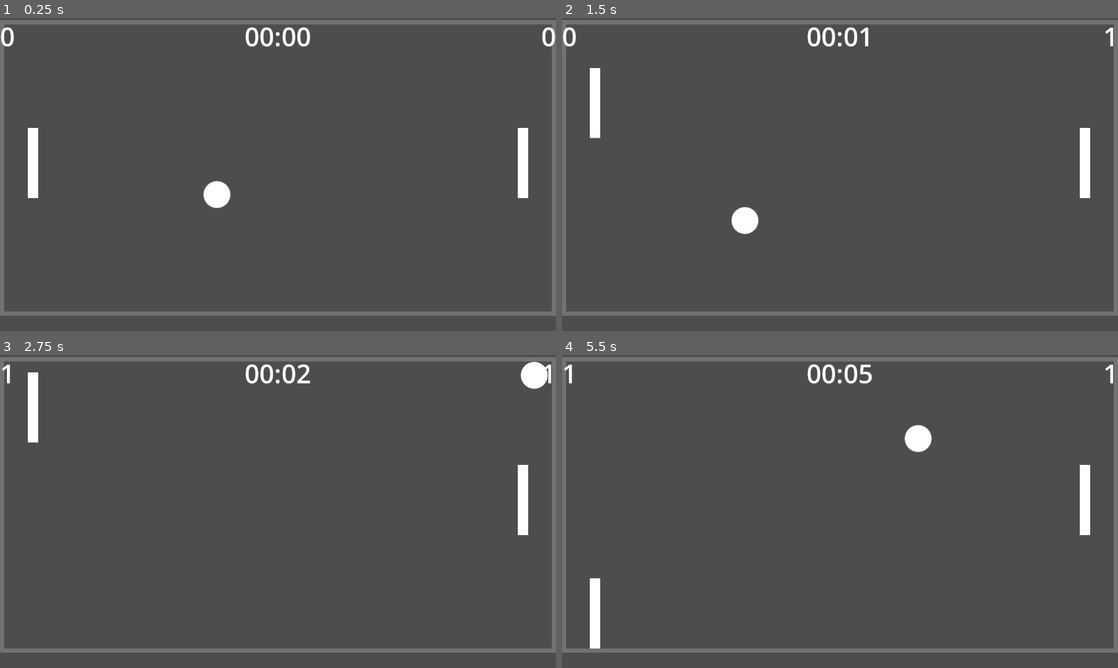
Above: before the commit, frames 1-4 (two rows, left to right).
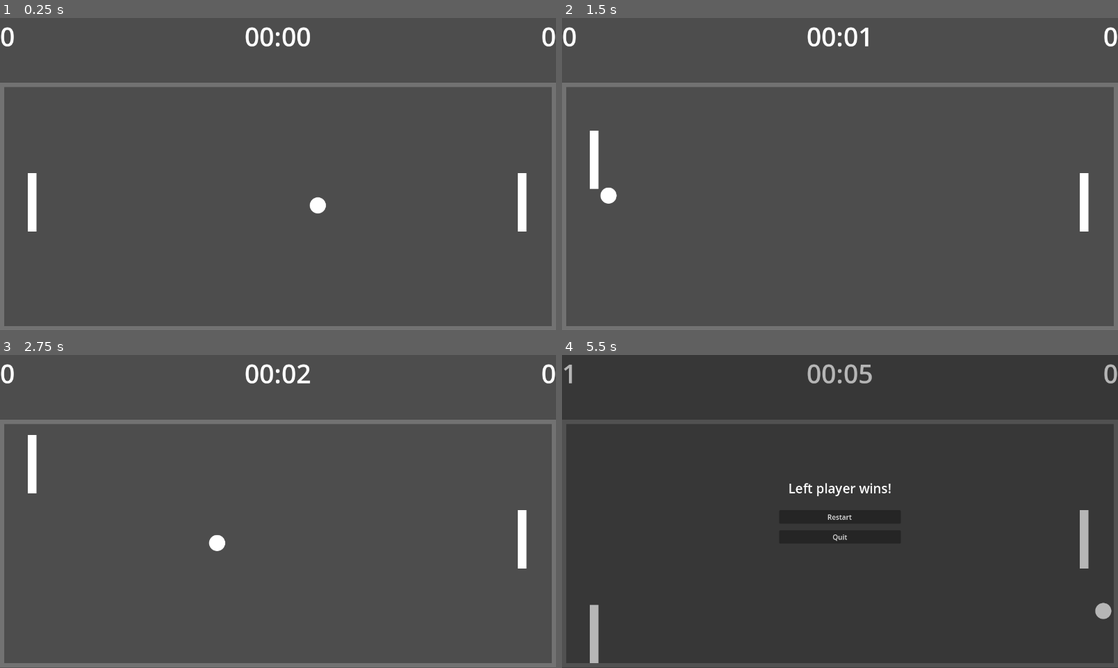
Above: after the commit, the same moments.

Repository: spireneko/pong
Game: Godot game, scene res://src/scenes/arena.tscn
Same seed, same stepped clock (60 frames per second), same inputs: the game is played once before the commit and once after it.
Inputs:
- Up to frame 1 (0.25 s): no input
- Up to frame 2 (1.5 s): tap Enter at 0.5 s; hold W (Up) 0.53-1.28 s; hold S (Down) from 1.28 s (still down)
- Up to frame 3 (2.75 s): release S (Down) at 2.03 s; hold W (Up) from 2.03 s (still down)
- Up to frame 4 (5.5 s): release W (Up) at 3.53 s; hold S (Down) from 3.53 s (still down)

The runs differ from the first frame. In frame 1, 7.0% of the frame differs, in the area x 0-100%, y 0-100%; in frame 2, 7.2%; in frame 3, 7.3%; in frame 4, 8.4%, in the area x 0-100%, y 0-99%.

Commit message:
game is restartable now

Diff:
--- a/project.godot
+++ b/project.godot
@@ -10,10 +10,18 @@
 
 [application]
 
-config/name="pong"
+config/name="Pong"
 run/main_scene="res://src/scenes/arena.tscn"
 config/features=PackedStringArray("4.1", "Forward Plus")
 config/icon="res://icon.svg"
+
+[autoload]
+
+Global="*res://src/scripts/global.gd"
+
+[debug]
+
+gdscript/warnings/integer_division=0
 
 [display]
 
--- a/src/scenes/arena.tscn
+++ b/src/scenes/arena.tscn
@@ -8,33 +8,37 @@
 [ext_resource type="PackedScene" uid="uid://bj7u61fcpp7r6" path="res://src/scenes/hud.tscn" id="6_fttgm"]
 
 [node name="Arena" type="Node"]
+process_mode = 1
 script = ExtResource("1_nwr54")
 
 [node name="Player" parent="." instance=ExtResource("3_nx3nv")]
-position = Vector2(1192, 253)
+position = Vector2(1192, 357)
 
 [node name="Player2" parent="." instance=ExtResource("3_nx3nv")]
-position = Vector2(64, 253)
+position = Vector2(64, 357)
 player_control = 0
 
 [node name="Ball" parent="." instance=ExtResource("4_w1k7k")]
-position = Vector2(656, 328)
+position = Vector2(656, 432)
 
 [node name="Map" type="Node2D" parent="."]
+position = Vector2(0, 34)
+
+[node name="Ceiling" parent="Map" instance=ExtResource("1_nvl0b")]
+position = Vector2(0, 115)
 
 [node name="Floor" parent="Map" instance=ExtResource("1_nvl0b")]
-position = Vector2(0, 5)
-
-[node name="Floor2" parent="Map" instance=ExtResource("1_nvl0b")]
 position = Vector2(0, 675)
 
 [node name="LeftWall" parent="Map" instance=ExtResource("2_7egse")]
-position = Vector2(0, 15)
+position = Vector2(0, 125)
 
 [node name="RightWall" parent="Map" instance=ExtResource("2_7egse")]
-position = Vector2(1270, 15)
+position = Vector2(1270, 125)
 
 [node name="HUD" parent="." instance=ExtResource("6_fttgm")]
 
+[connection signal="score_changed" from="." to="." method="_on_score_changed"]
 [connection signal="ball_touched" from="Map/LeftWall" to="." method="_on_left_wall_ball_touched"]
 [connection signal="ball_touched" from="Map/RightWall" to="." method="_on_right_wall_ball_touched"]
+[connection signal="restart_requested" from="HUD" to="." method="_on_hud_restart_requested"]
--- a/src/scenes/ball.tscn
+++ b/src/scenes/ball.tscn
@@ -21,9 +21,11 @@
 script = ExtResource("1_eika8")
 
 [node name="Sprite2D" type="Sprite2D" parent="."]
+scale = Vector2(0.6, 0.6)
 texture = ExtResource("1_ccyj5")
 
 [node name="CollisionShape2D" type="CollisionShape2D" parent="."]
+scale = Vector2(0.6, 0.6)
 shape = SubResource("CircleShape2D_0smo8")
 
 [connection signal="body_entered" from="." to="." method="_on_body_entered"]
--- a/src/scenes/hud.tscn
+++ b/src/scenes/hud.tscn
@@ -3,10 +3,17 @@
 [ext_resource type="Script" path="res://src/scripts/hud.gd" id="1_xr4xg"]
 [ext_resource type="LabelSettings" uid="uid://d2s8mu217q5dg" path="res://assets/fonts/score_font.tres" id="2_1ojj6"]
 
-[node name="HUD" type="Node"]
+[node name="HUD" type="Control"]
+layout_mode = 3
+anchors_preset = 15
+anchor_right = 1.0
+anchor_bottom = 1.0
+grow_horizontal = 2
+grow_vertical = 2
 script = ExtResource("1_xr4xg")
 
 [node name="RightScore" type="Label" parent="."]
+layout_mode = 1
 anchors_preset = 1
 anchor_left = 1.0
 anchor_right = 1.0
@@ -18,12 +25,14 @@
 horizontal_alignment = 2
 
 [node name="LeftScore" type="Label" parent="."]
+layout_mode = 0
 offset_right = 40.0
 offset_bottom = 23.0
 text = "0"
 label_settings = ExtResource("2_1ojj6")
 
 [node name="Time" type="Label" parent="."]
+layout_mode = 1
 anchors_preset = 5
 anchor_left = 0.5
 anchor_right = 0.5
@@ -33,3 +42,49 @@
 grow_horizontal = 2
 text = "0:00"
 label_settings = ExtResource("2_1ojj6")
+
+[node name="GameOverMenu" type="MarginContainer" parent="."]
+process_mode = 2
+visible = false
+layout_mode = 1
+anchors_preset = 15
+anchor_right = 1.0
+anchor_bottom = 1.0
+grow_horizontal = 2
+grow_vertical = 2
+
+[node name="GreyBackground" type="ColorRect" parent="GameOverMenu"]
+modulate = Color(0, 0, 0, 0.286275)
+layout_mode = 2
+
+[node name="MarginContainer" type="MarginContainer" parent="GameOverMenu"]
+layout_mode = 2
+theme_override_constants/margin_left = 500
+theme_override_constants/margin_right = 500
+
+[node name="VBoxContainer" type="VBoxContainer" parent="GameOverMenu/MarginContainer"]
+layout_mode = 2
+size_flags_vertical = 4
+theme_override_constants/separation = 30
+
+[node name="WinnerLabel" type="Label" parent="GameOverMenu/MarginContainer/VBoxContainer"]
+layout_mode = 2
+theme_override_font_sizes/font_size = 30
+text = "Game over"
+horizontal_alignment = 1
+
+[node name="VBoxContainer" type="VBoxContainer" parent="GameOverMenu/MarginContainer/VBoxContainer"]
+layout_mode = 2
+size_flags_vertical = 4
+theme_override_constants/separation = 15
+
+[node name="RestartButton" type="Button" parent="GameOverMenu/MarginContainer/VBoxContainer/VBoxContainer"]
+layout_mode = 2
+text = "Restart"
+
+[node name="QuitButton" type="Button" parent="GameOverMenu/MarginContainer/VBoxContainer/VBoxContainer"]
+layout_mode = 2
+text = "Quit"
+
+[connection signal="pressed" from="GameOverMenu/MarginContainer/VBoxContainer/VBoxContainer/RestartButton" to="." method="_on_restart_button_pressed"]
+[connection signal="pressed" from="GameOverMenu/MarginContainer/VBoxContainer/VBoxContainer/QuitButton" to="." method="_on_quit_button_pressed"]
--- a/src/scenes/player.tscn
+++ b/src/scenes/player.tscn
@@ -7,7 +7,7 @@
 [sub_resource type="CanvasTexture" id="CanvasTexture_833fg"]
 
 [sub_resource type="RectangleShape2D" id="RectangleShape2D_o782a"]
-size = Vector2(24, 161)
+size = Vector2(20, 134)
 
 [node name="Player" type="RigidBody2D"]
 collision_layer = 2
@@ -19,12 +19,12 @@
 script = ExtResource("1_xgvmi")
 
 [node name="Sprite2D" type="Sprite2D" parent="."]
-scale = Vector2(24, 161)
+scale = Vector2(20, 134.167)
 texture = SubResource("CanvasTexture_833fg")
 centered = false
 
 [node name="CollisionShape2D" type="CollisionShape2D" parent="."]
-position = Vector2(12, 80.5)
+position = Vector2(10, 67)
 shape = SubResource("RectangleShape2D_o782a")
 
 [connection signal="body_entered" from="." to="." method="_on_body_entered"]
--- a/src/scenes/wall.tscn
+++ b/src/scenes/wall.tscn
@@ -5,7 +5,7 @@
 [sub_resource type="CanvasTexture" id="CanvasTexture_soaly"]
 
 [sub_resource type="RectangleShape2D" id="RectangleShape2D_odowe"]
-size = Vector2(1, 66)
+size = Vector2(1, 55)
 
 [node name="Wall" type="StaticBody2D" groups=["walls"]]
 scale = Vector2(10, 10)
@@ -15,10 +15,10 @@
 [node name="Sprite2D" type="Sprite2D" parent="."]
 modulate = Color(0.447059, 0.447059, 0.447059, 1)
 position = Vector2(0, 2.38419e-07)
-scale = Vector2(1, 66)
+scale = Vector2(1, 55)
 texture = SubResource("CanvasTexture_soaly")
 centered = false
 
 [node name="CollisionShape2D" type="CollisionShape2D" parent="."]
-position = Vector2(0.5, 33)
+position = Vector2(0.5, 27.5)
 shape = SubResource("RectangleShape2D_odowe")
--- a/src/scripts/arena.gd
+++ b/src/scripts/arena.gd
@@ -1,19 +1,64 @@
 extends Node
 
+signal score_changed
+
 @onready var hud := $HUD
+@onready var ball := $Ball
 
-var score := Vector2.ZERO
+const BALL_SPAWN_POS := Vector2(640, (720 - 570) + 570 / 2)
+
+var max_score : int = 1
+@export var score := Vector2.ZERO : set = _set_score
 var playtime := 0.0
+var winner : Global.Winner
+
+
+func _ready():
+	reset(Global.Winner.LEFT)
 
 func _physics_process(delta):
 	playtime += delta
 	hud.set_time(int(playtime))
 
+func reset(prev_winner: Global.Winner):
+	print("reset")
+	score = Vector2.ZERO
+	playtime = 0.0
+	hud.reset()
+	var ball_start_pos := BALL_SPAWN_POS
+	var ball_start_velocity : Vector2
+	match prev_winner:
+		Global.Winner.RIGHT:
+			ball_start_pos.x -= 200
+			ball_start_velocity = Vector2.RIGHT
+		Global.Winner.LEFT:
+			ball_start_pos.x += 200
+			ball_start_velocity = Vector2.LEFT
+	ball.set_physics_position(ball_start_pos)
+	ball.set_physics_linear_velocity(Vector2.ZERO)
+	ball.call_apply_central_impulse(ball_start_velocity.rotated(
+			randf_range(deg_to_rad(-45), deg_to_rad(45))) * ball.speed)
 
 func _on_right_wall_ball_touched() -> void:
-	score.y += 1
-	hud.left_score.text = str(score.y)
+	score.x += 1
 
 func _on_left_wall_ball_touched() -> void:
-	score.x += 1
-	hud.right_score.text = str(score.x)
+	score.y += 1
+
+func _set_score(new_score: Vector2):
+	score = new_score
+	emit_signal("score_changed")
+
+func _on_score_changed():
+	hud.set_score(score)
+	if score.x >= max_score:
+		winner = Global.Winner.LEFT
+		hud.call_gameover_menu(winner)
+		get_tree().paused = true
+	if score.y >= max_score:
+		winner = Global.Winner.RIGHT
+		hud.call_gameover_menu(winner)
+		get_tree().paused = true
+
+func _on_hud_restart_requested():
+	reset(winner)
--- a/src/scripts/ball.gd
+++ b/src/scripts/ball.gd
@@ -1,25 +1,47 @@
 extends RigidBody2D
 
-const START_SPEED := 750
+const START_SPEED := 500
 var speed := START_SPEED
+var reset_state_position := false
+var temp_pos : Vector2
+var reset_state_linear_velocity := false
+var temp_linear_velocity : Vector2
+var reset_state_apply_impulse := false
+var temp_impulse : Vector2
 
-# Called when the node enters the scene tree for the first time.
 func _ready() -> void:
 	linear_damp_mode = RigidBody2D.DAMP_MODE_REPLACE
 	linear_damp = 0
-	apply_central_impulse(
-		Vector2.LEFT.rotated(
-			randf_range(deg_to_rad(-45), deg_to_rad(45))) * speed)
+
+func _integrate_forces(state: PhysicsDirectBodyState2D) -> void:
+	if reset_state_position:
+		state.transform = Transform2D(0.0, temp_pos)
+		reset_state_position = false
+
+	if reset_state_linear_velocity:
+		state.linear_velocity = temp_linear_velocity
+		reset_state_linear_velocity = false
+
+	if reset_state_apply_impulse:
+		state.apply_central_impulse(temp_impulse)
+		reset_state_apply_impulse = false
+
+func set_physics_position(new_position: Vector2):
+	temp_pos = new_position
+	reset_state_position = true
+
+func set_physics_linear_velocity(new_linear_velocity: Vector2):
+	temp_linear_velocity = new_linear_velocity
+	reset_state_linear_velocity = true
+
+func call_apply_central_impulse(impulse: Vector2):
+	temp_impulse = impulse
+	reset_state_apply_impulse = true
 
 func apply_bounce_velocity(velocity: Vector2):
 	speed += 50
 	linear_velocity = (linear_velocity.normalized() + velocity * 0.2).normalized() * speed
 
-#func _physics_process(delta):
-#	print(linear_velocity)
-#	print(linear_velocity.length())
-
-
 func _on_body_entered(body: Node) -> void:
 	if body.is_in_group("walls"):
 		body.emit_signal("ball_touched")
--- /dev/null
+++ b/src/scripts/global.gd
@@ -0,0 +1,6 @@
+extends Node
+
+enum Winner {
+	LEFT,
+	RIGHT
+}
--- a/src/scripts/hud.gd
+++ b/src/scripts/hud.gd
@@ -1,16 +1,49 @@
 extends Node
+
+signal restart_requested
 
 @onready var right_score := $RightScore
 @onready var left_score := $LeftScore
 @onready var time := $Time
+@onready var gameover_menu := $GameOverMenu
+@onready var winner_label := $GameOverMenu/MarginContainer/VBoxContainer/WinnerLabel
+
+func _ready():
+	reset()
+
+func reset():
+	set_time(0)
+	set_score(Vector2.ZERO)
+	gameover_menu.hide()
 
 func set_time(current_time: int):
 	var hours := current_time / 3600
 	current_time %= 3600
 	var minutes := current_time / 60
 	var seconds = current_time % 60
-	var result: String
+	var result := ""
 	if hours:
 		result += str(hours) + ":"
 	result += "%02d" % minutes + ":" + "%02d" % seconds
 	time.text = result
+
+func set_score(new_score: Vector2):
+	left_score.text = str(new_score.x)
+	right_score.text = str(new_score.y)
+
+func call_gameover_menu(winner: Global.Winner):
+	match winner:
+		Global.Winner.LEFT:
+			winner_label.text = "Left player wins!"
+		Global.Winner.RIGHT:
+			winner_label.text = "Right player wins!"
+
+	gameover_menu.show()
+
+func _on_quit_button_pressed():
+	get_tree().quit()
+
+
+func _on_restart_button_pressed():
+	get_tree().paused = false
+	emit_signal("restart_requested")
